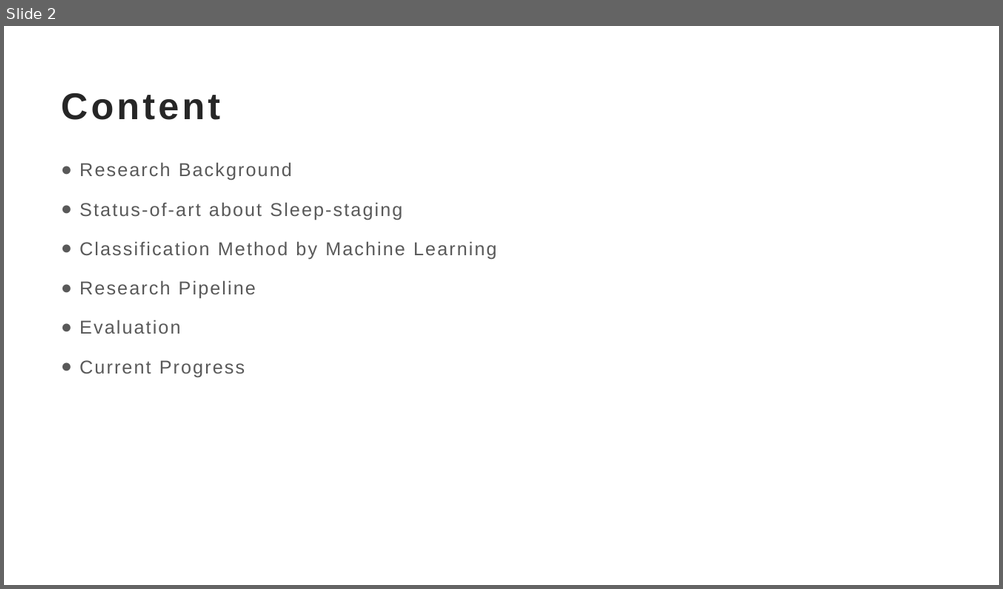
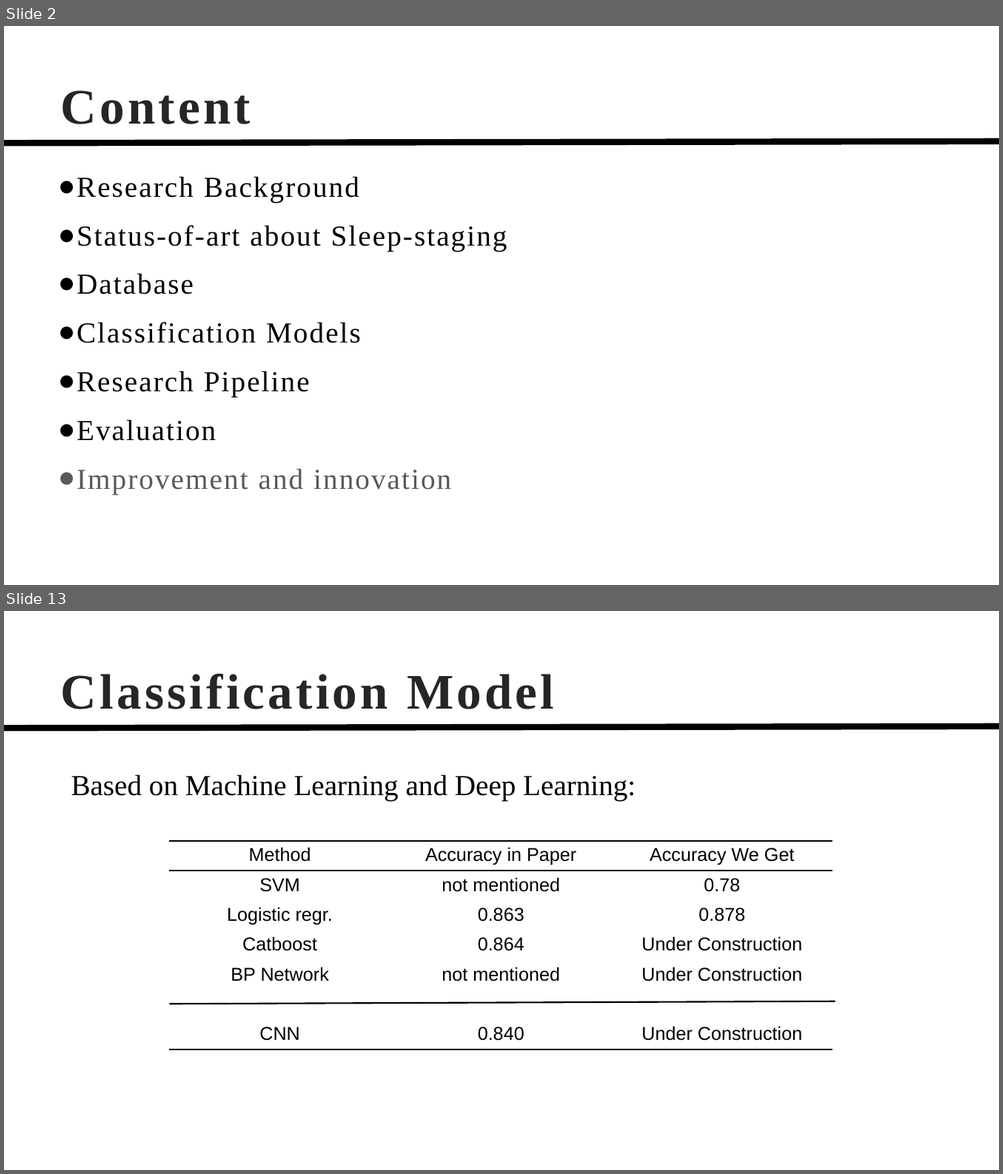
Before and after one commit to TonyHGF/EEG-Sleep-Staging, a slide deck: pre/slides.pptx. Shown one above the other, each under a label of ours: slide 2 before the commit, slides 2 and 13 after it; the slides between them are not shown. The pictures are 1003x589 and 1003x1174 pixels, drawn with LibreOffice and Linux fonts; fonts in the diff are those of the drawing. Boxes give left, top, right and bottom in pixels: in the first picture for what was removed or moved away, otherwise in the second. Text is boxed around its words. In the diff, an @@ line names an element or a change of style, - is before the commit and + after.

```diff
--- a/pre/slides.pptx
+++ b/pre/slides.pptx
@@ slide 13 added at [4, 611, 999, 1170], background #FFFFFF; not listed: 1 template element that a slide beside it also shows @@
@@ title added at [61, 673, 554, 709], 48 pt, text #262626, bold @@
+Classification Model
@@ text added at [71, 775, 635, 801], 28 pt, text #000000 @@
+Based on Machine Learning and Deep Learning:
@@ table added at [170, 842, 832, 1051], 7 rows, 3 columns @@
+Method | Accuracy in Paper | Accuracy We Get
+SVM | not mentioned | 0.78
+Logistic regr. | 0.863 | 0.878
+Catboost | 0.864 | Under Construction
+BP Network | not mentioned | Under Construction
+ |  | 
+CNN | 0.840 | Under Construction
@@ line added from (170, 1004) to (835, 1002), #000000 1.5 pt @@
@@ slide 2 changed as well @@
@@ title "Content" at [61, 90, 250, 124]: size 36 to 48 pt, font Arial to Times New Roman @@
@@ line added from (4, 143) to (999, 141), #000000 6 pt @@
@@ text "Research Background": place and size @@
-text "Research Background" at [79, 162, 497, 378]
+text "Research Background" at [77, 176, 507, 494]
@@ text at [77, 176, 507, 441]: size 18 to 28 pt, font Arial to Times New Roman, text colour #595959 to #000000 in "Research Background", "Status-of-art about Sleep-staging", "Research Pipeline", "Evaluation"; line spacing 1.3 to 1.1 @@
@@ text at [77, 273, 361, 343]: text changed; size 18 to 28 pt; font Arial to Times New Roman; text colour #595959 to #000000 @@
-● Classification Method by Machine Learning
+● Database
+● Classification Models
@@ text at [77, 469, 451, 494]: text changed; size 18 to 28 pt; font Arial to Times New Roman @@
-● Current Progress
+● Improvement and innovation
```
Also in this commit, not shown: 8 other slides changed, 5 other slides added, 2 slides removed, 8 other files.
